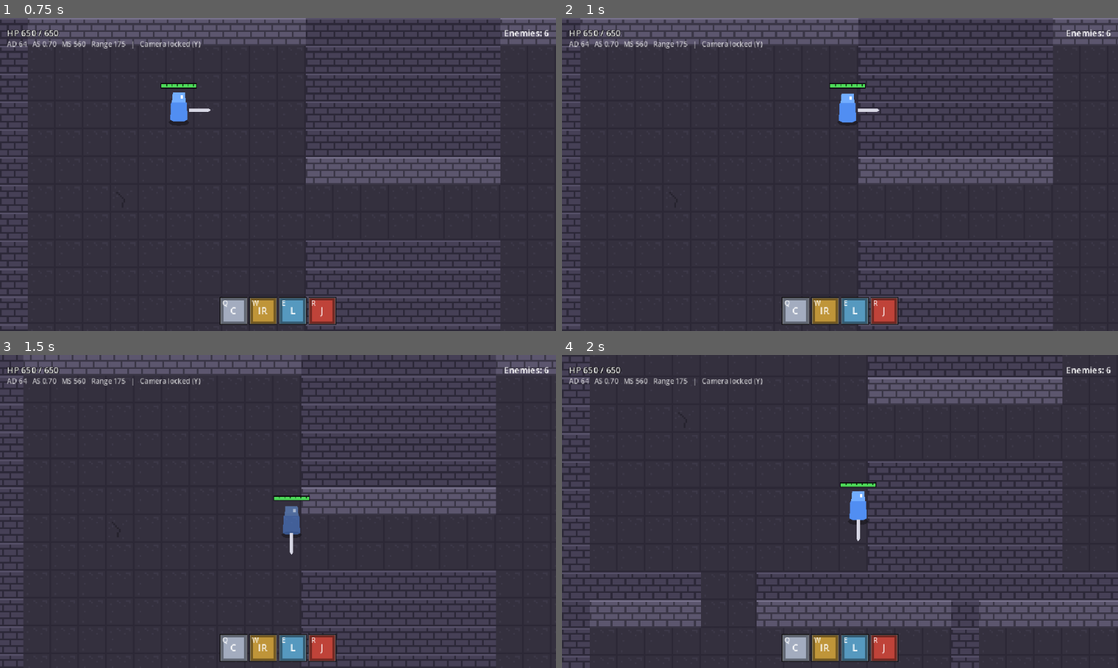
Above: before the commit, frames 1-4 (two rows, left to right).
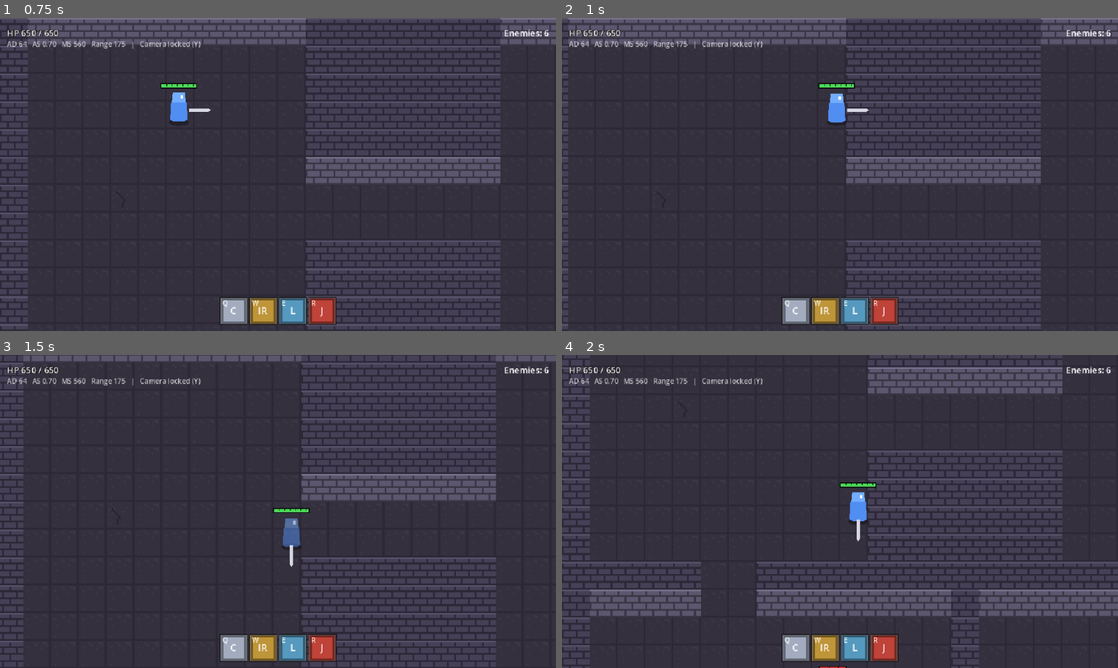
Above: after the commit, the same moments.

Repository: RyanAndrewsJR/uhgame
Game: Godot game, scene res://scenes/main.tscn
Two runs of this game, one before a commit and one after it. Both use one fixed random seed, a clock stepped at 60 frames per second and the inputs below.
Inputs (mouse positions are in pixels of both pictures, inside the frame that each line leads up to):
- Up to frame 1 (0.75 s): tap Enter at 0.5 s; move the mouse to (400, 158) at 0.52 s; hold D (move_right) from 0.53 s (still down); click (400, 158) at 0.6 s
- Up to frame 2 (1 s): keep holding D (move_right); tap Space (dash) at 0.8 s
- Up to frame 3 (1.5 s): move the mouse to (166, 527) at 1.27 s; release D (move_right) at 1.28 s; hold S (move_down) from 1.28 s (still down); tap Space (dash) at 1.35 s
- Up to frame 4 (2 s): keep holding S (move_down); click (728, 527) at 1.55 s

Frame 1 is identical in both runs. In frame 2, 4.7% of the frame differs, in the area x 0-100%, y 0-100%; in frame 3, 8.0%; in frame 4, 19%.

Commit message:
displacement curves, carry dash into run, speed graph

Diff:
--- a/game/data/abilities/knight_e_lunge.tres
+++ b/game/data/abilities/knight_e_lunge.tres
@@ -1,6 +1,7 @@
 [gd_resource type="Resource" format=3 uid="uid://cyup43vj2m6v1"]
 
 [ext_resource type="Script" uid="uid://bu056xl0usviw" path="res://scripts/abilities/knight/lunge.gd" id="1_script"]
+[ext_resource type="Curve" path="res://data/curves/curve_dash.tres" id="2_curve"]
 
 [resource]
 script = ExtResource("1_script")
@@ -13,3 +14,4 @@
 cast_range = 400.0
 base_damage = 50.0
 ad_ratio = 0.5
+dash_curve = ExtResource("2_curve")
--- /dev/null
+++ b/game/data/curves/curve_dash.tres
@@ -0,0 +1,5 @@
+[gd_resource type="Curve" format=3]
+
+[resource]
+_data = [Vector2(0, 0), 0.0, 2.0, 0, 0, Vector2(1, 1), 0.0, 0.0, 0, 0]
+point_count = 2
--- /dev/null
+++ b/game/data/curves/curve_knockback.tres
@@ -0,0 +1,5 @@
+[gd_resource type="Curve" format=3]
+
+[resource]
+_data = [Vector2(0, 0), 0.0, 3.0, 0, 0, Vector2(1, 1), 0.0, 0.0, 0, 0]
+point_count = 2
--- a/game/scripts/abilities/knight/lunge.gd
+++ b/game/scripts/abilities/knight/lunge.gd
@@ -6,6 +6,9 @@
 @export var dash_speed: float = 1400.0
 ## Width of the damaging path in LoL units.
 @export var hit_width: float = 80.0
+## Speed profile of the lunge (MOVEMENT.md F2). null = constant speed.
+## The distance and the hit path don't depend on it.
+@export var dash_curve: Curve
 
 
 func execute(caster: Unit, ctx: CastContext) -> void:
@@ -16,7 +19,7 @@
 		return
 	var speed := Units.to_px(dash_speed)
 	var duration := dist / speed
-	caster.movement.dash(offset / dist * speed, duration)
+	caster.movement.dash(offset / dist * speed, duration, true, dash_curve)
 
 	# Afterimage trail while dashing.
 	var frame := 0
--- a/game/scripts/components/dash_component.gd
+++ b/game/scripts/components/dash_component.gd
@@ -7,8 +7,10 @@
 ## - I-frames for the whole dash (Unit.add_invulnerability).
 ## - Charges from UnitStats.dash_charges. One charge comes back every
 ##   charge_recharge_time seconds, counted while not dashing.
-## - After a dash, walking is locked for end_lag seconds. Another dash can
-##   chain in right away if a charge is left.
+## - The speed follows dash_curve (burst, then ease out); the distance is exact.
+## - If a direction is held when the dash ends, the unit runs on at full
+##   speed (carry_into_run). Otherwise walking is locked for end_lag seconds.
+##   Another dash can chain in right away if a charge is left.
 ## - Can't start while stunned, already displaced (dashing, knockback), or
 ##   casting, unless the ability being cast is dash_cancelable (then the dash
 ##   cancels it). Starting a dash cancels a basic attack windup.
@@ -24,9 +26,15 @@
 @export var dash_distance: float = 400.0
 ## How long the dash takes, in seconds (constant speed).
 @export var dash_duration: float = 0.18
+## Speed profile of the dash (MOVEMENT.md F2). null = constant speed.
+@export var dash_curve: Curve = preload("res://data/curves/curve_dash.tres")
+## If a direction is held when the dash ends, walking starts at full speed
+## right away and end_lag is skipped, so the dash flows into running.
+@export var carry_into_run: bool = true
 ## Seconds to get one charge back. Charges come back one at a time.
 @export var charge_recharge_time: float = 0.35
-## Seconds after a dash during which the unit can't walk.
+## Seconds after a dash during which the unit can't walk. Only applies when
+## no direction is held at the end (see carry_into_run).
 @export var end_lag: float = 0.05
 ## Invulnerable for the whole dash.
 @export var iframes: bool = true
@@ -110,7 +118,7 @@
 	if iframes:
 		unit.add_invulnerability(INVULNERABILITY_ID)
 	var speed_px := Units.to_px(dash_distance) / maxf(dash_duration, 0.01)
-	unit.movement.dash(_direction * speed_px, dash_duration)
+	unit.movement.dash(_direction * speed_px, dash_duration, true, dash_curve)
 	charges_changed.emit(_charges, get_max_charges())
 	dash_started.emit(_direction)
 	queue_redraw()
@@ -144,7 +152,9 @@
 	_dashing = false
 	_since_dash_end = 0.0
 	unit.remove_invulnerability(INVULNERABILITY_ID)
-	if end_lag > 0.0 and unit.is_alive():
+	if carry_into_run and unit.movement.get_input_direction() != Vector2.ZERO:
+		unit.movement.set_input_speed_to_max()
+	elif end_lag > 0.0 and unit.is_alive():
 		_end_lag_left = end_lag
 		unit.movement.add_move_lock(END_LAG_LOCK)
 	dash_ended.emit()
--- a/game/scripts/components/movement_component.gd
+++ b/game/scripts/components/movement_component.gd
@@ -17,6 +17,9 @@
 ## - Move locks (cast times, attack windups, stuns) pause movement but keep
 ##   the move order, so you carry on to your destination afterwards.
 ## - displace() pushes the unit (knockbacks, dashes) and overrides walking.
+##   A displacement follows a progress Curve (x = time 0-1, y = share of the
+##   distance 0-1): burst then ease out. The total distance is always
+##   velocity x duration; only the speed profile changes (MOVEMENT.md F2).
 ## - set_input_direction(dir) is Hades-style direct control (the player's
 ##   WASD): a short ramp up and down, instant turning, sliding along walls.
 ##   While a direction is held it replaces any move_to() order.
@@ -64,9 +67,21 @@
 ## Extra space (px) kept between units when steering around them.
 @export var avoidance_margin: float = 2.0
 
+@export_group("Displacement")
+## Speed profile used by displace() when no curve is passed (knockback).
+## null = constant speed.
+@export var knockback_curve: Curve = preload("res://data/curves/curve_knockback.tres")
+
 @export_group("Debug")
 ## Draws the current path. Handy while tuning.
 @export var debug_draw_path: bool = false
+## Draws a graph of the last debug_graph_time seconds of speed (px/s) above
+## the unit. Handy while tuning displacement curves.
+@export var debug_draw: bool = false
+## Speed (px/s) at the top of the graph.
+@export var debug_graph_max_speed_px: float = 1500.0
+## Seconds of history shown in the graph.
+@export var debug_graph_time: float = 1.0
 
 var body: CharacterBody2D
 
@@ -80,7 +95,13 @@
 var _modifiers: Dictionary = {}      # id -> {flat, percent, time_left}
 
 var _displace_velocity: Vector2 = Vector2.ZERO
-var _displace_time: float = 0.0
+var _displace_time: float = 0.0      # seconds left
+var _displace_duration: float = 0.0
+var _displace_elapsed: float = 0.0
+var _displace_offset: Vector2 = Vector2.ZERO   # total distance = velocity x duration
+var _displace_curve: Curve = null
+var _curve_start: float = 0.0
+var _curve_end: float = 1.0
 var _ghost_saved_mask: int = -1
 
 var _stuck_time: float = 0.0
@@ -92,6 +113,9 @@
 var _input_speed_px: float = 0.0             # current input walking speed
 
 var _debug_line: Line2D
+var _speed_samples: Array[Vector2] = []   # (time, speed px/s) for debug_draw
+var _last_pos: Vector2 = Vector2.INF
+var _clock: float = 0.0
 
 
 func _ready() -> void:
@@ -105,6 +129,8 @@
 		_debug_line.top_level = true
 		_debug_line.z_index = 50
 		add_child(_debug_line)
+	if debug_draw:
+		z_index = 60
 
 
 func set_radius(px: float) -> void:
@@ -191,17 +217,20 @@
 
 # --- Displacement (knockbacks, dashes) ----------------------------------------
 
-func displace(velocity: Vector2, duration: float) -> void:
+## Push the unit: it covers velocity x duration in total. `curve` shapes
+## the speed; with no curve, knockback_curve is used.
+func displace(velocity: Vector2, duration: float, curve: Curve = null) -> void:
 	_end_ghost()
-	_displace_velocity = velocity
-	_displace_time = duration
-
-
-## Dash at `velocity` for `duration` seconds. Ghosted by default: passes
-## through other units but still stops at walls. Await
-## `displacement_finished` to know when it's over.
-func dash(velocity: Vector2, duration: float, ghosted: bool = true) -> void:
-	displace(velocity, duration)
+	_start_displacement(velocity, duration, curve if curve != null else knockback_curve)
+
+
+## Dash at `velocity` (average) for `duration` seconds. Ghosted by default:
+## passes through other units; walls still block it, and it slides along
+## them (move_and_slide). `curve` shapes the speed; null = constant speed.
+## Await `displacement_finished` to know when it's over.
+func dash(velocity: Vector2, duration: float, ghosted: bool = true, curve: Curve = null) -> void:
+	_end_ghost()
+	_start_displacement(velocity, duration, curve)
 	if ghosted:
 		_ghost_saved_mask = body.collision_mask
 		body.collision_mask = body.collision_mask & 1  # walls only
@@ -215,6 +244,34 @@
 
 func is_displaced() -> bool:
 	return _displace_time > 0.0
+
+
+func _start_displacement(velocity: Vector2, duration: float, curve: Curve) -> void:
+	_displace_velocity = velocity
+	_displace_time = duration
+	_displace_duration = maxf(duration, 0.0001)
+	_displace_elapsed = 0.0
+	_displace_offset = velocity * duration
+	_displace_curve = curve
+	if curve != null:
+		_curve_start = curve.sample(0.0)
+		_curve_end = curve.sample(1.0)
+
+
+## Share of the distance covered at time share t (0-1). Normalized so a
+## curve that doesn't run exactly 0 -> 1 still covers the full distance.
+func _displacement_progress(t: float) -> float:
+	if _displace_curve == null or absf(_curve_end - _curve_start) < 0.0001:
+		return t
+	return (_displace_curve.sample(t) - _curve_start) / (_curve_end - _curve_start)
+
+
+## Start input walking at full speed right away, e.g. running out of a dash.
+func set_input_speed_to_max() -> void:
+	if _input_dir == Vector2.ZERO:
+		return
+	_input_last_dir = _input_dir.normalized()
+	_input_speed_px = Units.to_px(get_move_speed()) * _input_dir.length()
 
 
 # --- Movement speed ---------------------------------------------------------
@@ -271,13 +328,19 @@
 
 func _physics_process(delta: float) -> void:
 	_tick_modifiers(delta)
+	if debug_draw:
+		_record_speed(delta)
 
 	if _displace_time > 0.0:
-		# Only move for the time that's left, so dashes land exactly.
-		var portion := minf(_displace_time, delta) / delta
-		_displace_time -= delta
+		# Move by this frame's share of the curve. The shares add up to exactly
+		# the total offset, so dashes land exactly (walls aside).
+		var t0 := _displace_elapsed / _displace_duration
+		_displace_elapsed = minf(_displace_elapsed + delta, _displace_duration)
+		_displace_time = _displace_duration - _displace_elapsed
+		var t1 := _displace_elapsed / _displace_duration
+		var step := _displace_offset * (_displacement_progress(t1) - _displacement_progress(t0))
 		_move_dir = Vector2.ZERO
-		body.velocity = _displace_velocity * portion
+		body.velocity = step / delta
 		body.move_and_slide()
 		if _displace_time <= 0.0:
 			body.velocity = Vector2.ZERO
@@ -503,3 +566,34 @@
 	for i in range(_path_index, _path.size()):
 		pts.append(_path[i])
 	_debug_line.points = pts
+
+
+# --- Debug speed graph --------------------------------------------------------
+
+func _record_speed(delta: float) -> void:
+	_clock += delta
+	var pos := body.global_position
+	if _last_pos != Vector2.INF:
+		_speed_samples.append(Vector2(_clock, pos.distance_to(_last_pos) / delta))
+	_last_pos = pos
+	while not _speed_samples.is_empty() and _speed_samples[0].x < _clock - debug_graph_time:
+		_speed_samples.pop_front()
+	queue_redraw()
+
+
+func _draw() -> void:
+	if not debug_draw or _speed_samples.size() < 2:
+		return
+	var w := 60.0
+	var h := 30.0
+	var origin := Vector2(-w * 0.5, -60.0)   # bottom-left of the graph
+	draw_rect(Rect2(origin - Vector2(0, h), Vector2(w, h)), Color(0, 0, 0, 0.45))
+	var pts := PackedVector2Array()
+	for s in _speed_samples:
+		var x := origin.x + (1.0 - (_clock - s.x) / debug_graph_time) * w
+		var y := origin.y - clampf(s.y / debug_graph_max_speed_px, 0.0, 1.0) * h
+		pts.append(Vector2(x, y))
+	draw_polyline(pts, Color(0.4, 1.0, 0.6), 1.0)
+	var last := _speed_samples[_speed_samples.size() - 1].y
+	draw_string(ThemeDB.fallback_font, origin + Vector2(0, -h - 2), "%d px/s" % roundi(last),
+		HORIZONTAL_ALIGNMENT_LEFT, -1, 8, Color(1, 1, 1, 0.8))
Not shown, changed: CLAUDE.md
Not shown, changed: docs/DECISIONS.md
Not shown, changed: docs/MOVEMENT.md
